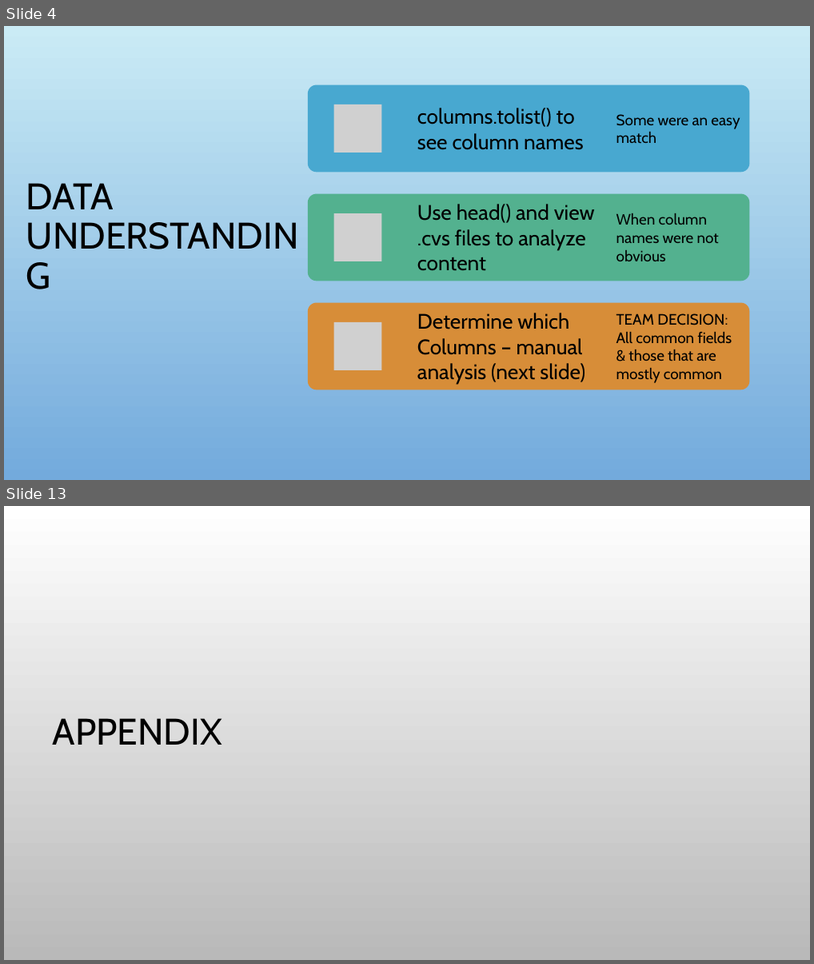
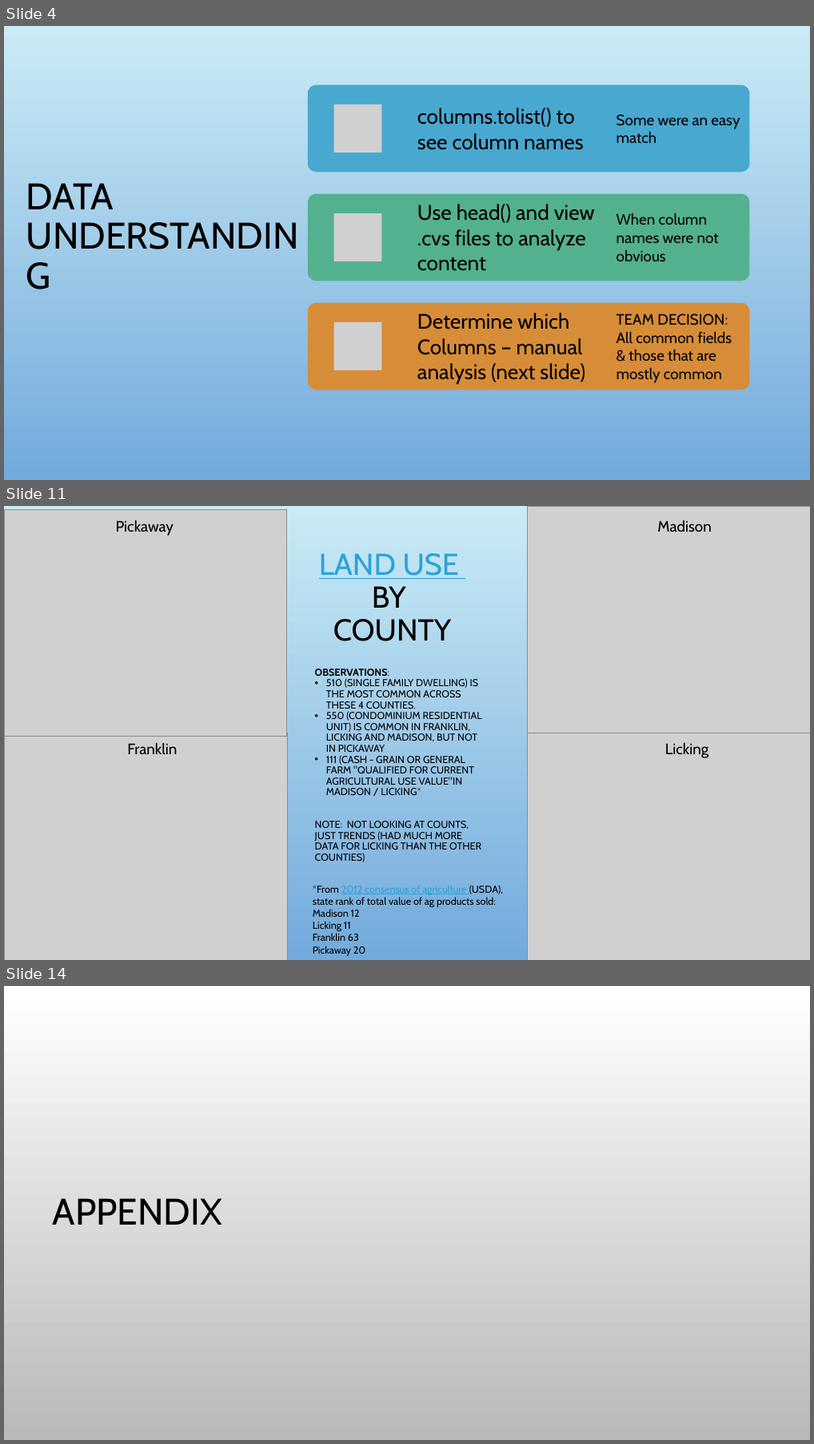
Before and after one commit to bloom4cats/Data-Analytics-2019-Group-4-v2, a slide deck: docs/Team 4 Lab 1.pptx. Shown one above the other, each under a label of ours: slides 4 and 13 before the commit, slides 4, 11 and 14 after it; the slides between them are not shown. The pictures are 814x964 and 814x1444 pixels, drawn with LibreOffice and Linux fonts; fonts in the diff are those of the drawing; grey boxes stand for pictures; background and template pictures are left out. Boxes give left, top, right and bottom in pixels: in the first picture for what was removed or moved away, otherwise in the second. Text is boxed around its words. In the diff, an @@ line names an element or a change of style, - is before the commit and + after.

```diff
--- a/docs/Team 4 Lab 1.pptx
+++ b/docs/Team 4 Lab 1.pptx
@@ slide 11 added at (4, 506, 810, 960), background picture (left out) @@
@@ picture added at (4, 509, 287, 736) @@
@@ text added at (116, 520, 174, 536), 18 pt, text #000000 @@
+Pickaway
@@ picture added at (528, 506, 810, 736) @@
@@ text added at (658, 520, 712, 532), 18 pt, text #000000 @@
+Madison
@@ title added at (319, 553, 459, 641), 36 pt, text #000000 @@
+LAND USE
+BY
+COUNTY
@@ text added at (315, 668, 482, 862), 12 pt, text #000000 @@
+OBSERVATIONS:
+• 510 (SINGLE FAMILY DWELLING) IS THE MOST COMMON ACROSS THESE 4 COUNTIES.
+• 550 (CONDOMINIUM RESIDENTIAL UNIT) IS COMMON IN FRANKLIN, LICKING AND MADISON, BUT NOT IN PICKAWAY
+• 111 (CASH - GRAIN OR GENERAL FARM "QUALIFIED FOR CURRENT AGRICULTURAL USE VALUE"IN MADISON / LICKING*
+NOTE: NOT LOOKING AT COUNTS, JUST TRENDS (HAD MUCH MORE DATA FOR LICKING THAN THE OTHER COUNTIES)
@@ picture added at (4, 733, 288, 960) @@
@@ text added at (127, 743, 177, 754), 18 pt, text #000000 @@
+Franklin
@@ picture added at (528, 733, 810, 960) @@
@@ text added at (666, 743, 709, 758), 18 pt, text #000000 @@
+Licking
@@ text added at (313, 884, 503, 956), 12 pt, text #000000 @@
+*From 2012 consensus of agriculture (USDA), state rank of total value of ag products sold:
+Madison 12
+Licking 11
+Franklin 63
+Pickaway 20
@@ what was slide 13 is now slide 14 @@
```
Also in this commit, not shown: 6 slides changed, 3 other slides added, 3 slides removed.
